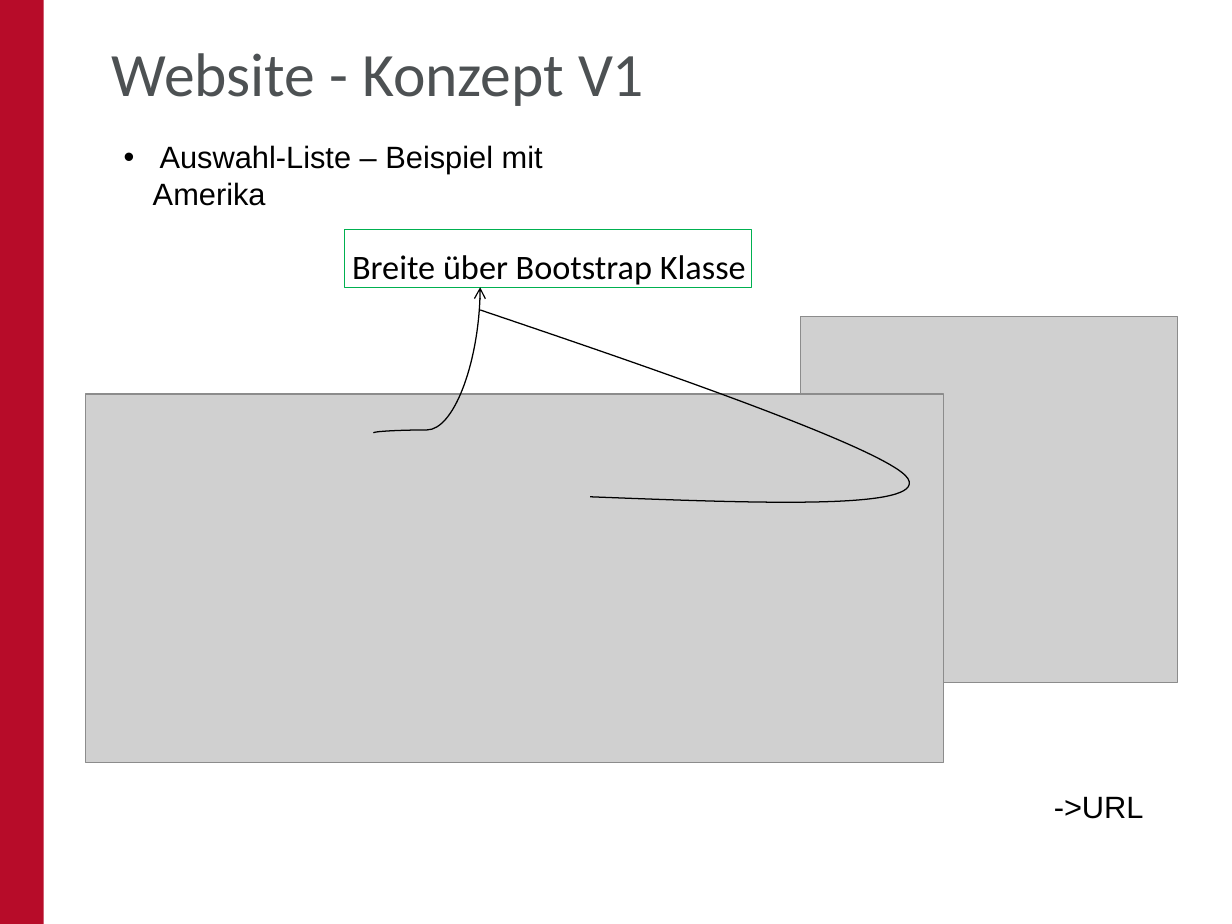
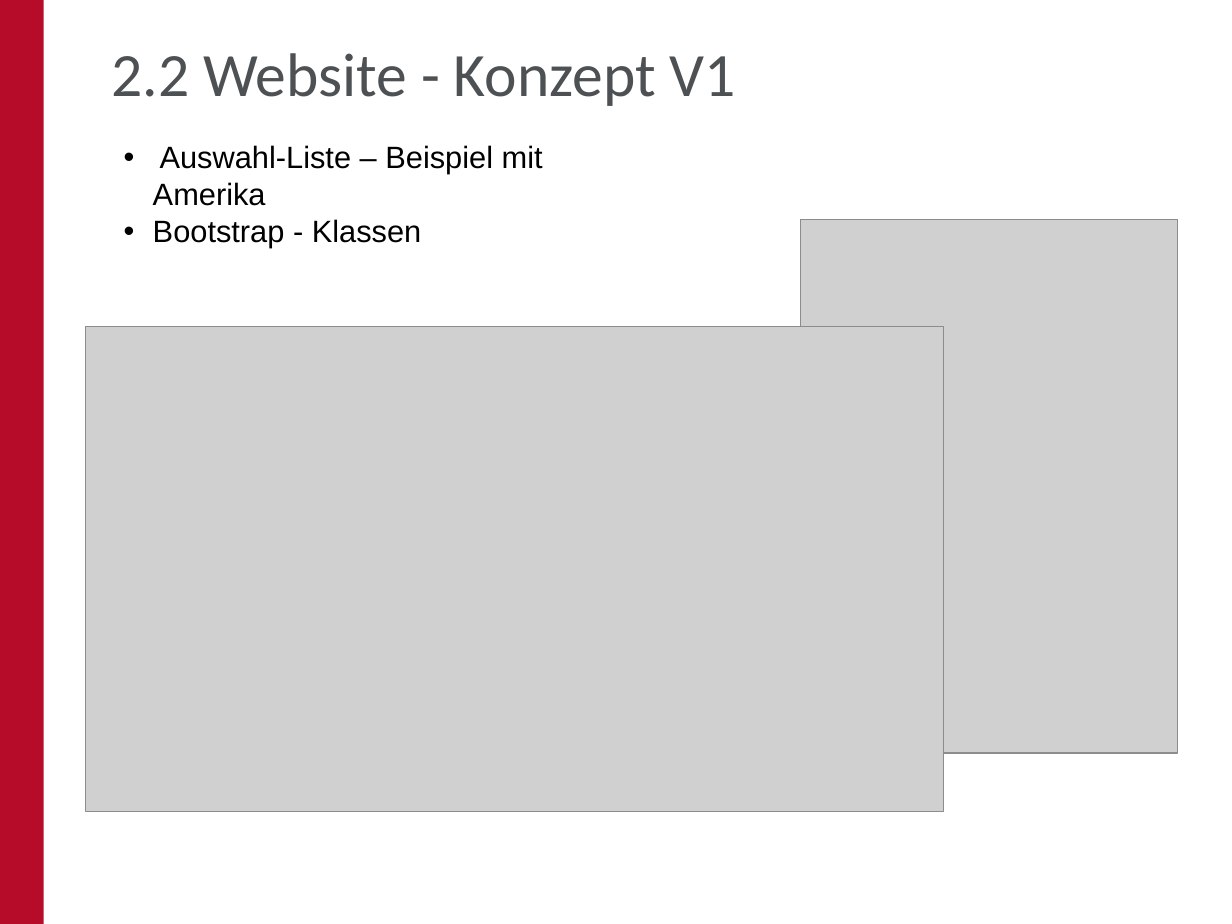
Before and after one commit to oskar-engler/praktikumsbericht, a slide deck: slide 16 of Bericht/PPT/Website - Analytic Tools.pptx (slide 15 before the commit). Drawn at 1232x924 pixels with LibreOffice and Linux fonts; fonts in the diff are those of the drawing; grey boxes stand for pictures; background and template pictures are left out. Boxes give left, top, right and bottom in pixels: in the first picture for what was removed or moved away, otherwise in the second. Text is boxed around its words. In the diff, an @@ line names an element or a change of style, - is before the commit and + after.

```diff
--- a/Bericht/PPT/Website - Analytic Tools.pptx
+++ b/Bericht/PPT/Website - Analytic Tools.pptx
@@ title at <box>112,53,736,106</box>: text changed @@
-Website - Konzept V1
+2.2 Website - Konzept V1
@@ text at <box>153,219,421,248</box>: paragraph added @@
+• Bootstrap - Klassen
@@ rectangle removed at <box>345,229,753,287</box> @@
-Breite über Bootstrap Klasse
@@ picture: place and size @@
-picture at <box>801,317,1178,683</box>
+picture at <box>801,219,1178,753</box>
@@ curved arrow removed from (373, 432) to (480, 287) @@
@@ freeform shape removed at <box>480,287,926,532</box> @@
@@ picture: place and size @@
-picture at <box>86,394,944,763</box>
+picture at <box>86,326,944,812</box>
@@ text removed at <box>1054,796,1144,819</box> @@
-->URL
```
Also in this commit, not shown: 21 other slides changed, 1 slide added, 22 other files.
